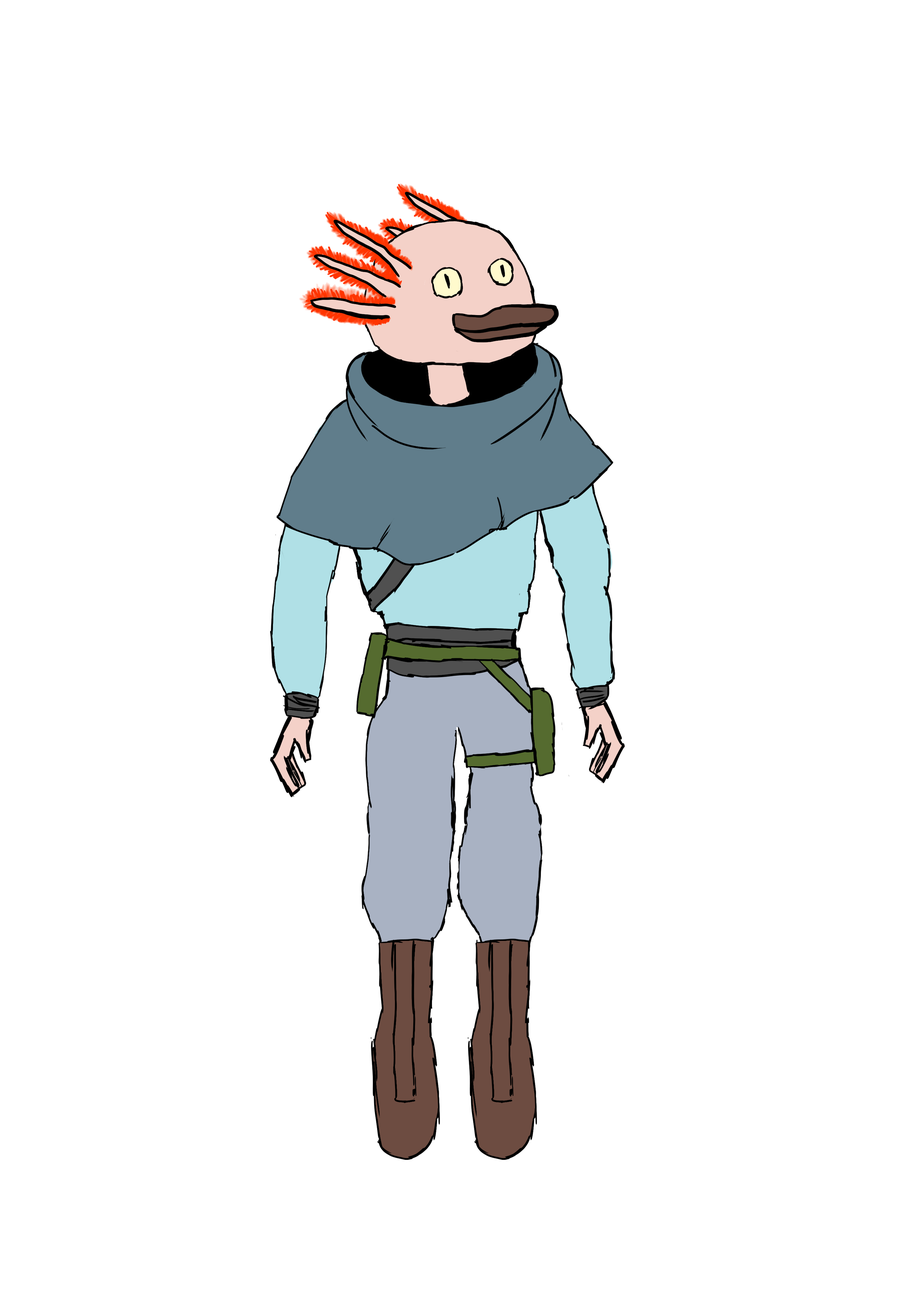
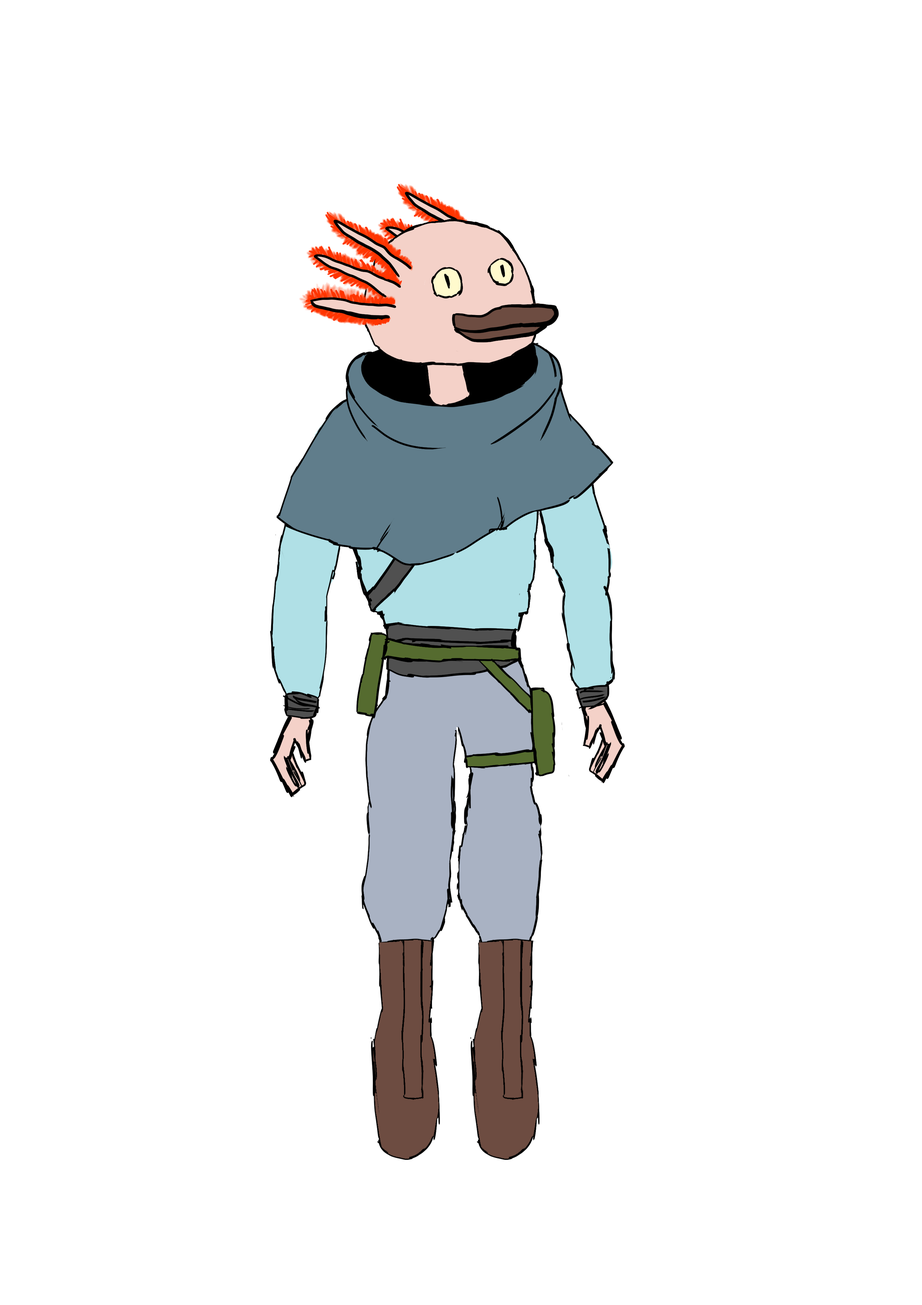
The second w=922, h=1305 image is a revision of the first. Changes to its layers:
moved "PIE_I" above "Oreja_I", painted on it over [374, 938, 538, 1160]
painted on "PIE_D" (1st of 2) over [374, 938, 541, 1160]
